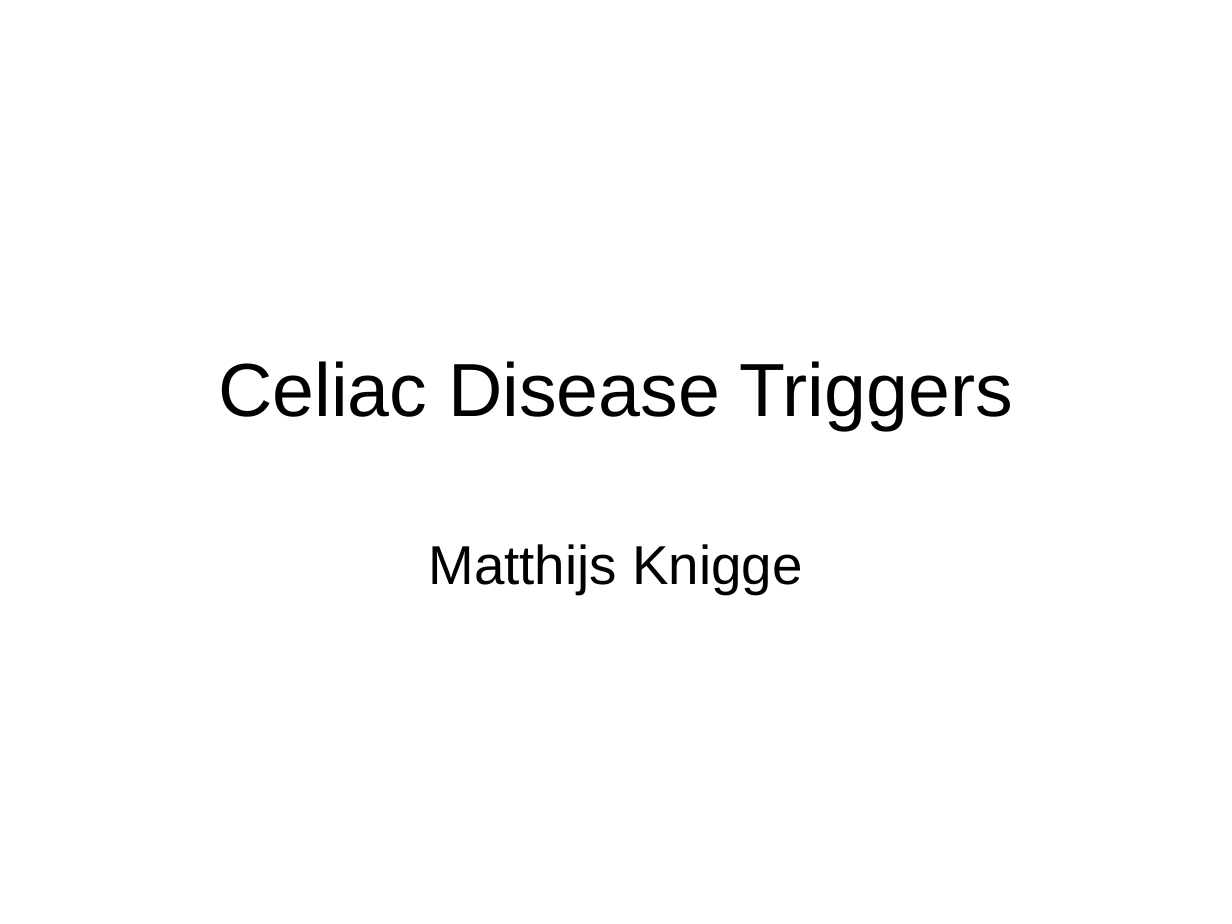
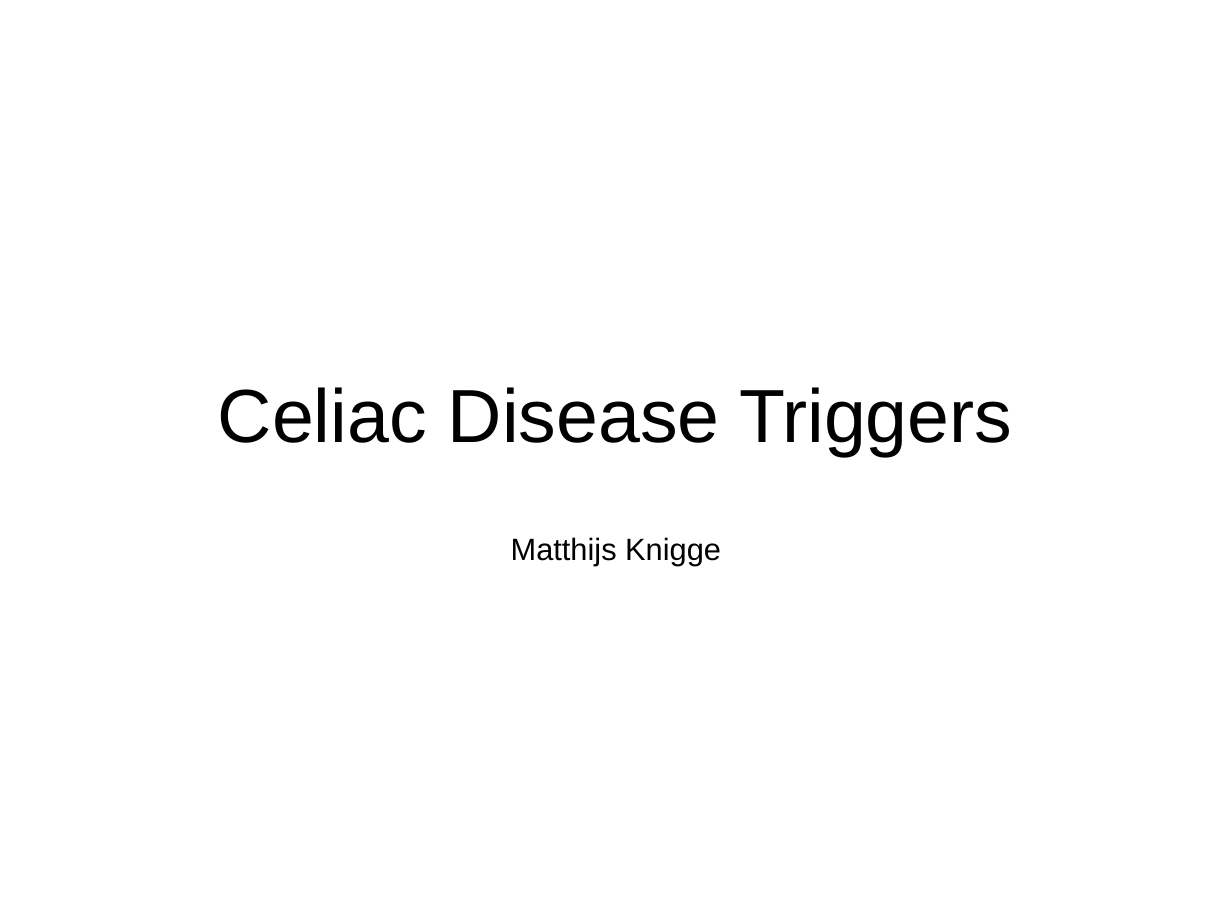
Before and after one commit to matthijsknigge/mendelianrandomization, a slide deck: slide 1 of internship/presentation.ppt. Drawn at 1232x924 pixels with LibreOffice and Linux fonts; fonts in the diff are those of the drawing. Boxes give left, top, right and bottom in pixels: in the first picture for what was removed or moved away, otherwise in the second. Text is boxed around its words. In the diff, an @@ line names an element or a change of style, - is before the commit and + after.

```diff
--- a/internship/presentation.ppt
+++ b/internship/presentation.ppt
@@ title "Celiac Disease Triggers": place and size @@
-title "Celiac Disease Triggers" at [218,361,1013,430]
+title "Celiac Disease Triggers" at [218,387,1012,456]
@@ subtitle "Matthijs Knigge" at [511,537,721,566]: size 32 to 18 pt; less space between paragraphs @@
```
Also in this commit, not shown: 3 other slides changed, 15 slides added, 1 slide removed, 4 other files.
